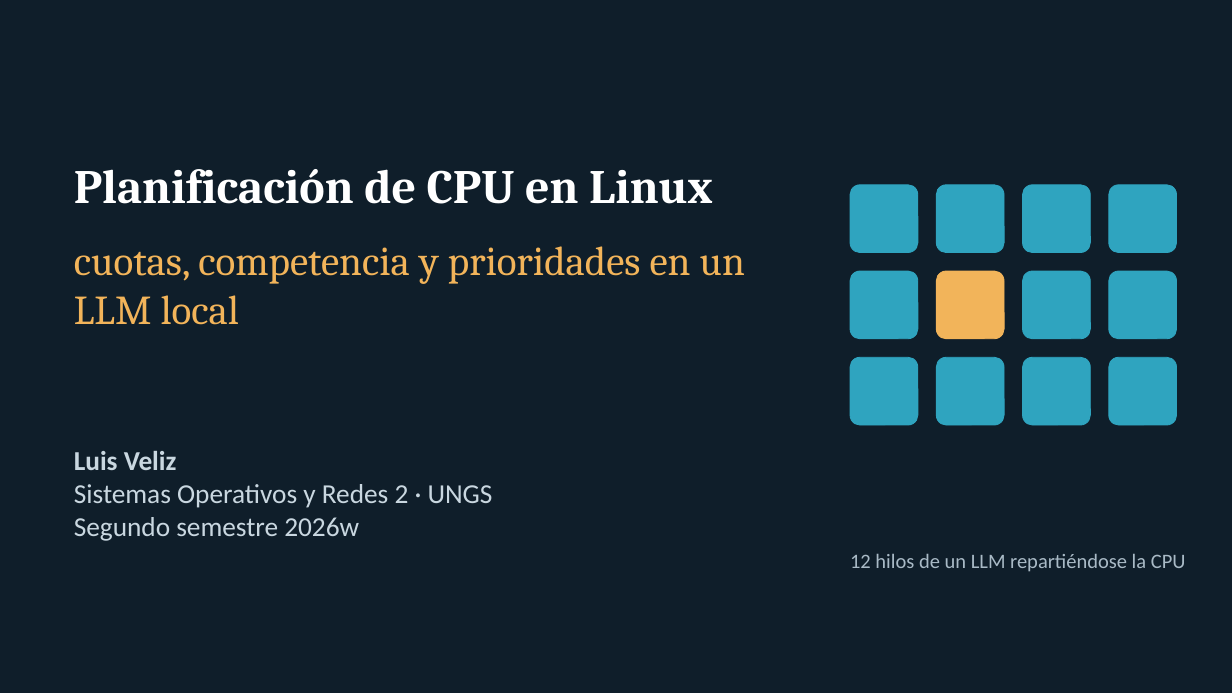
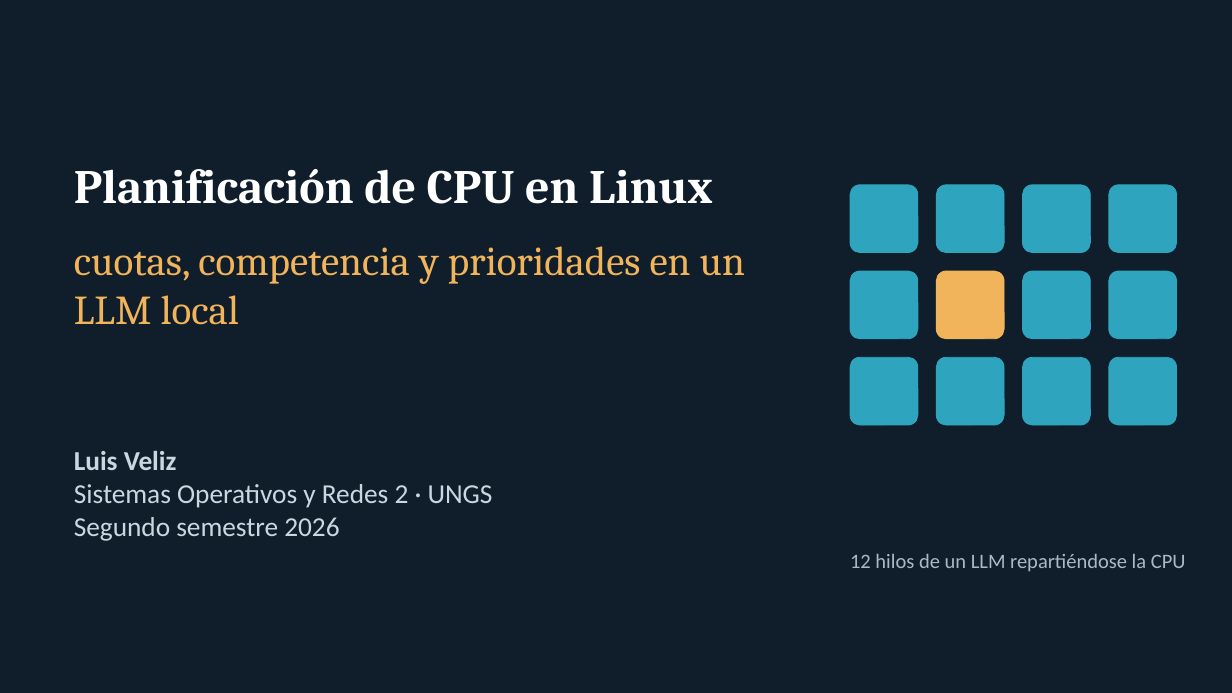
Before and after one commit to LuisEstudiante01/TPFinal_SOR2_VelizLuis, a slide deck: slide 1 of docs/presentacion/TPFinal_SOR2_2026_2s_VelizLuis_presentacion.pptx. Drawn at 1232x693 pixels with LibreOffice and Linux fonts; fonts in the diff are those of the drawing. Boxes give left, top, right and bottom in pixels: in the first picture for what was removed or moved away, otherwise in the second. Text is boxed around its words. In the diff, an @@ line names an element or a change of style, - is before the commit and + after.

```diff
--- a/docs/presentacion/TPFinal_SOR2_2026_2s_VelizLuis_presentacion.pptx
+++ b/docs/presentacion/TPFinal_SOR2_2026_2s_VelizLuis_presentacion.pptx
@@ text at (74, 517, 339, 541): text changed @@
-Segundo semestre 2026w
+Segundo semestre 2026
```
Also in this commit, not shown: 6 other slides changed, 9 other files.
